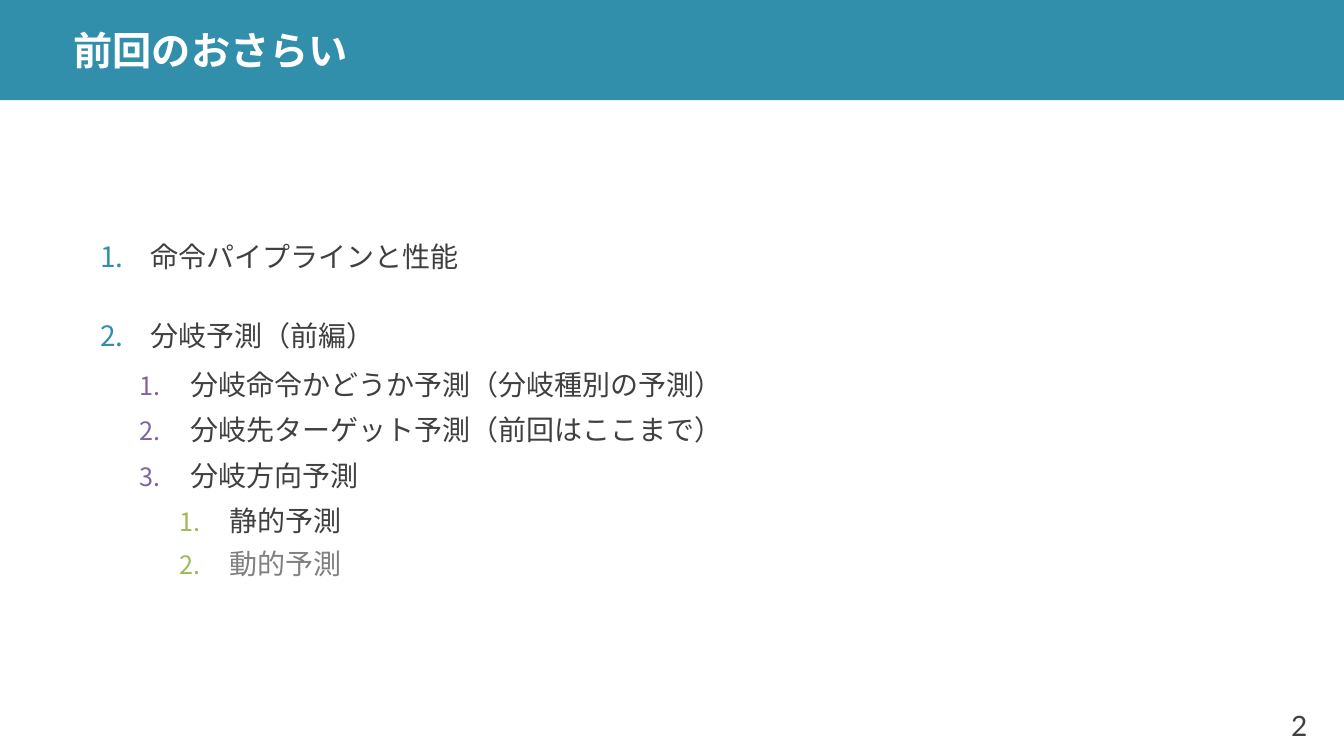
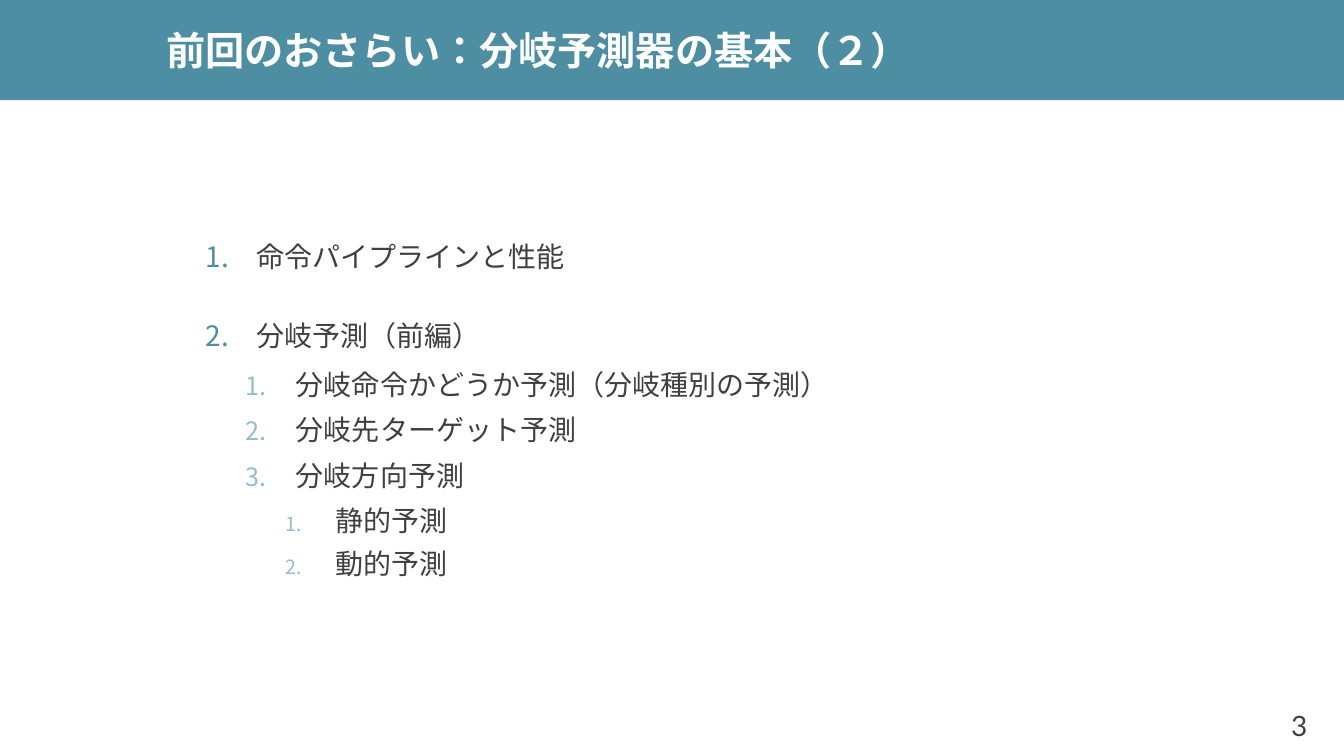
Before and after one commit to shioyadan/advanced-computer-organization, a slide deck: slide 3 of aco-shioya-06.pptx (slide 2 before the commit). Drawn at 1344x756 pixels with LibreOffice and Linux fonts; fonts in the diff are those of the drawing. Boxes give left, top, right and bottom in pixels: in the first picture for what was removed or moved away, otherwise in the second. Text is boxed around its words. In the diff, an @@ line names an element or a change of style, - is before the commit and + after.

```diff
--- a/aco-shioya-06.pptx
+++ b/aco-shioya-06.pptx
@@ rectangle at (x1=0, y1=0, x2=1344, y2=100): fill #328FAC to #4E8EA2 @@
@@ title at (x1=166, y1=31, x2=910, y2=69): text changed @@
-前回のおさらい
+前回のおさらい：分岐予測器の基本（２）
@@ text "命令パイプラインと性能" moved from (x1=150, y1=243, x2=723, y2=576) to (x1=256, y1=243, x2=829, y2=577) @@
@@ text at (x1=256, y1=243, x2=829, y2=577): text colour #808080 to #404040 in "動的予測"; bullet colour #328FAC to #4E8EA2; bullet colour #8064A2 to #92BDCA; bullet colour #9BBB59 to #92BDCA @@
@@ text at (x1=296, y1=416, x2=576, y2=443): text changed @@
-  2. 分岐先ターゲット予測（前回はここまで）
+  2. 分岐先ターゲット予測
@@ page number at (x1=1291, y1=715, x2=1307, y2=736): text changed @@
-2
+3
```
Also in this commit, not shown: 41 other slides changed, 84 slides added, 51 slides removed, 3 other files.
